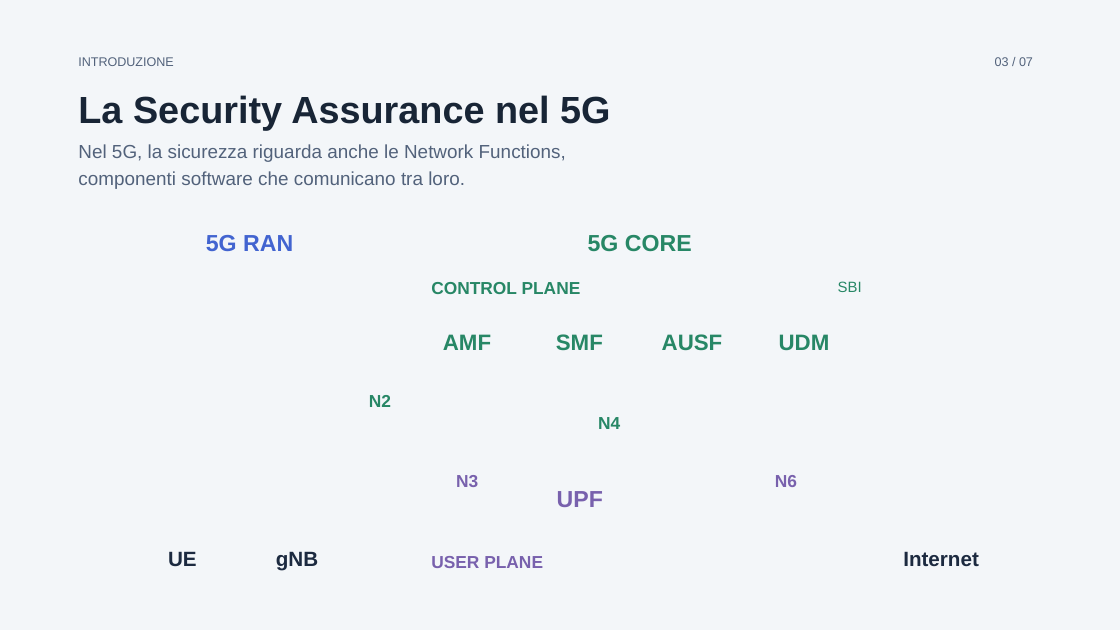
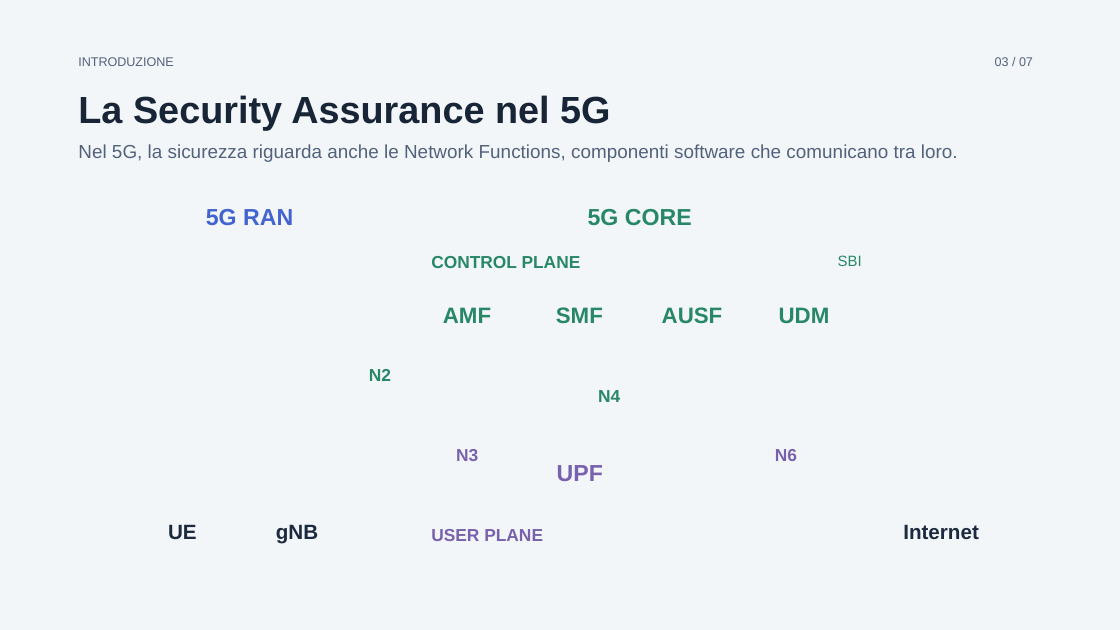
Before and after one commit to desila23/5g-security-assurance-thesis, a slide deck: slide 3 of 5g-thesis-presentation-5min/tesi-5min.pptx. Drawn at 1120x630 pixels with LibreOffice and Linux fonts; fonts in the diff are those of the drawing; background and template pictures are left out. Boxes give left, top, right and bottom in pixels: in the first picture for what was removed or moved away, otherwise in the second. Text is boxed around its words. In the diff, an @@ line names an element or a change of style, - is before the commit and + after.

```diff
--- a/5g-thesis-presentation-5min/tesi-5min.pptx
+++ b/5g-thesis-presentation-5min/tesi-5min.pptx
@@ text at (78, 144, 958, 162): text changed @@
-Nel 5G, la sicurezza riguarda anche le Network Functions,
+Nel 5G, la sicurezza riguarda anche le Network Functions, componenti software che comunicano tra loro.
@@ text removed at (78, 171, 465, 189) @@
-componenti software che comunicano tra loro.
@@ 17 texts: place and size @@
-17 texts at (168, 235, 979, 570)
+17 texts at (168, 209, 979, 544)
```
Also in this commit, not shown: 4 other slides changed, 4 other files.
